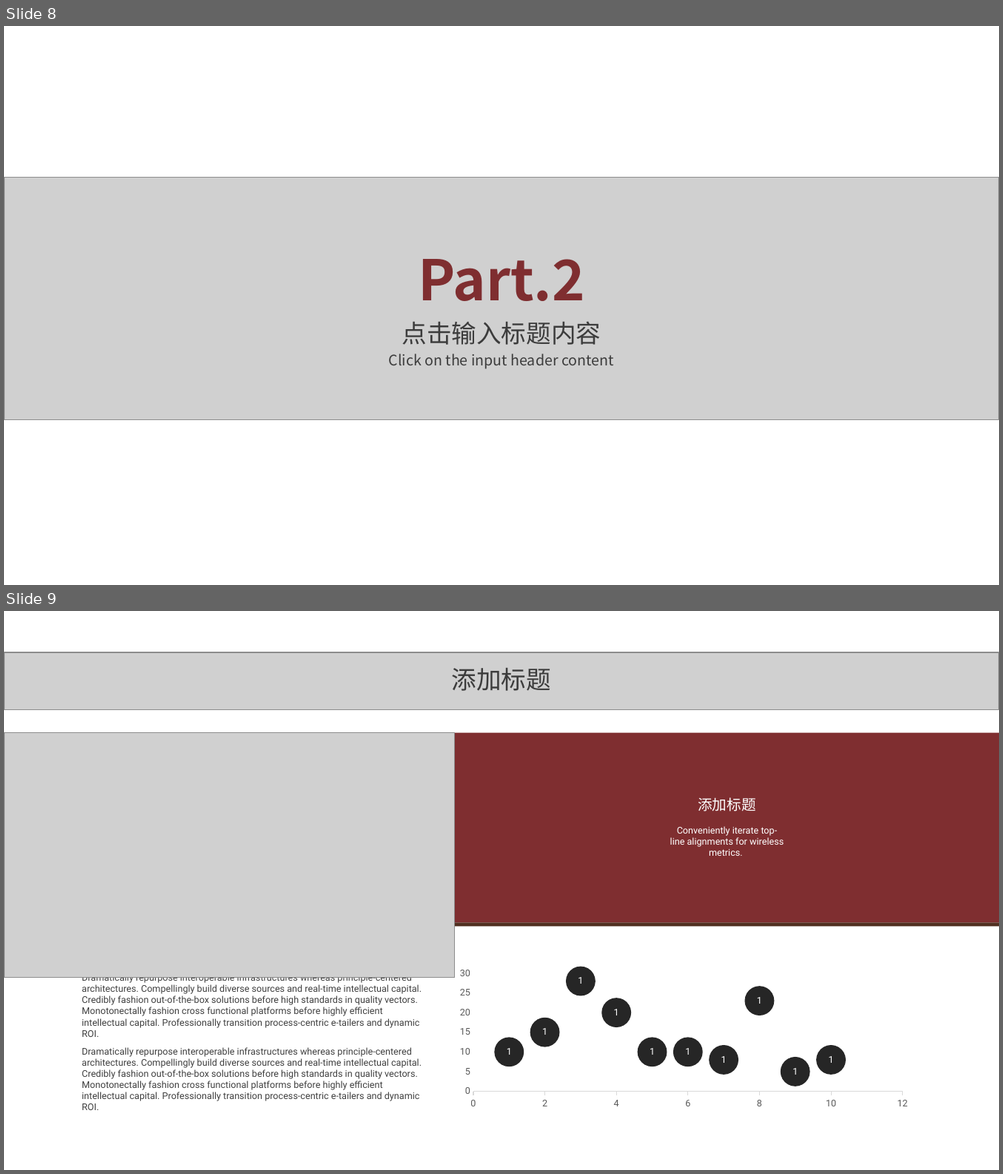
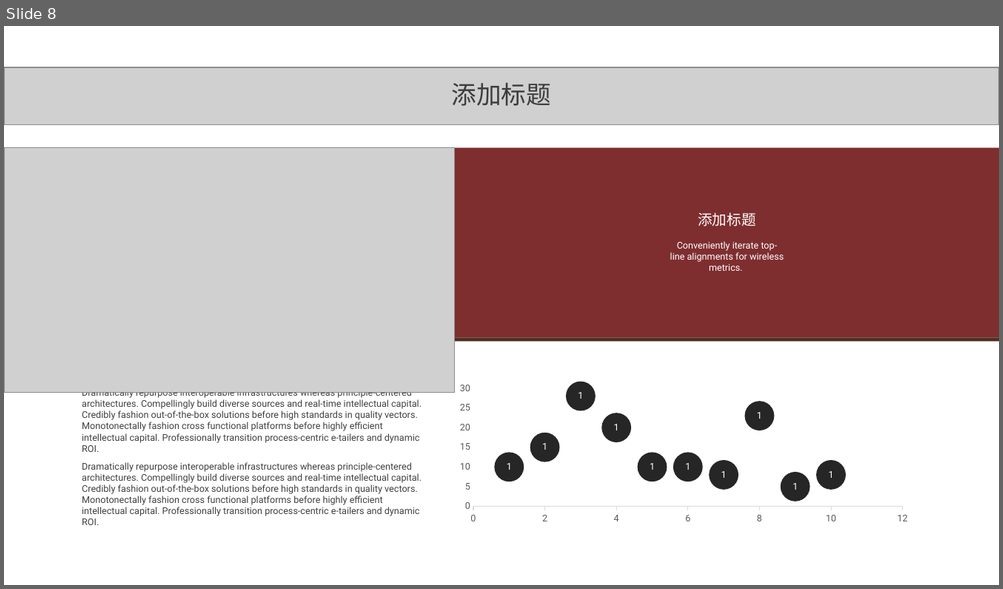
Before and after one commit to aopstudio/Notes, a slide deck: 移动互联导论作业-软件1607-20165018-岑哲栋.pptx. Shown one above the other, each under a label of ours: slides 8 and 9 before the commit, slide 8 after it. The pictures are 1003x1174 and 1003x589 pixels, drawn with LibreOffice and Linux fonts; fonts in the diff are those of the drawing; grey boxes stand for pictures. Boxes give left, top, right and bottom in pixels: in the first picture for what was removed or moved away, otherwise in the second. Text is boxed around its words. In the diff, an @@ line names an element or a change of style, - is before the commit and + after.

```diff
--- a/移动互联导论作业-软件1607-20165018-岑哲栋.pptx
+++ b/移动互联导论作业-软件1607-20165018-岑哲栋.pptx
@@ slide 8 removed at box(4, 26, 999, 585), background #FFFFFF @@
@@ picture removed at box(4, 178, 999, 420) @@
@@ text removed at box(418, 259, 584, 301) @@
-Part.2
@@ text removed at box(389, 321, 614, 369) @@
-点击输入标题内容
-Click on the input header content
@@ what was slide 9 is now slide 8 @@
```
Also in this commit, not shown: 7 slides added, 7 other slides removed, 4 other files.
